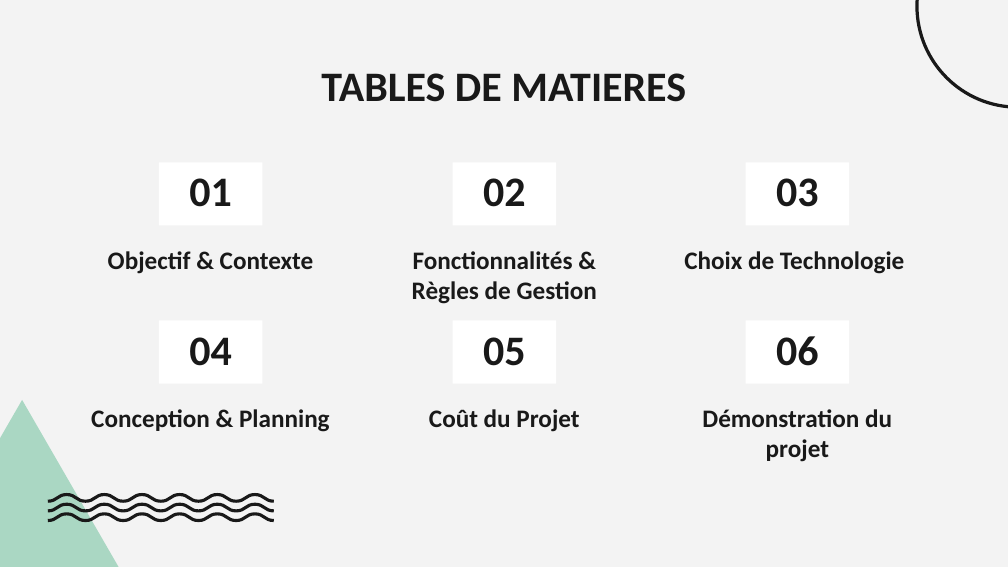
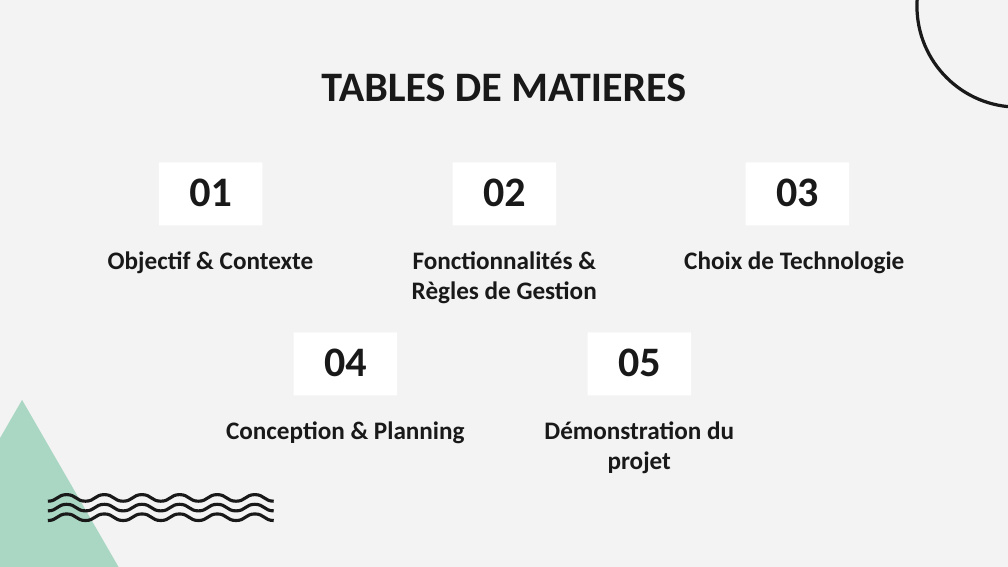
Before and after one commit to KiadyManohisoa/Dry_Fruits-project, a slide deck: slide 2 of documents/slides-mini-soutenances.pptx. Drawn at 1008x567 pixels with LibreOffice and Linux fonts; fonts in the diff are those of the drawing. Boxes give left, top, right and bottom in pixels: in the first picture for what was removed or moved away, otherwise in the second. Text is boxed around its words. In the diff, an @@ line names an element or a change of style, - is before the commit and + after.

```diff
--- a/documents/slides-mini-soutenances.pptx
+++ b/documents/slides-mini-soutenances.pptx
@@ title removed at (x1=746, y1=321, x2=850, y2=384) @@
-06
@@ 2 titles, 1 subtitle moved together from (x1=91, y1=321, x2=556, y2=432) to (x1=226, y1=333, x2=691, y2=444) @@
@@ subtitle removed at (x1=429, y1=409, x2=579, y2=432) @@
-Coût du Projet
@@ subtitle "Démonstration du projet" moved from (x1=702, y1=409, x2=892, y2=462) to (x1=544, y1=421, x2=734, y2=474) @@
```
Also in this commit, not shown: 15 other slides changed, 2 slides removed, 12 other files.
